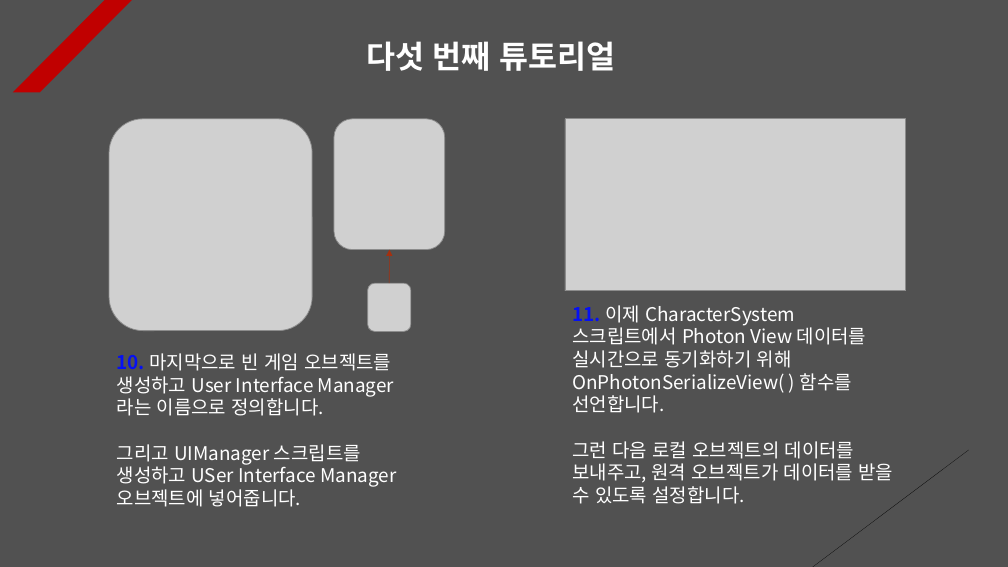
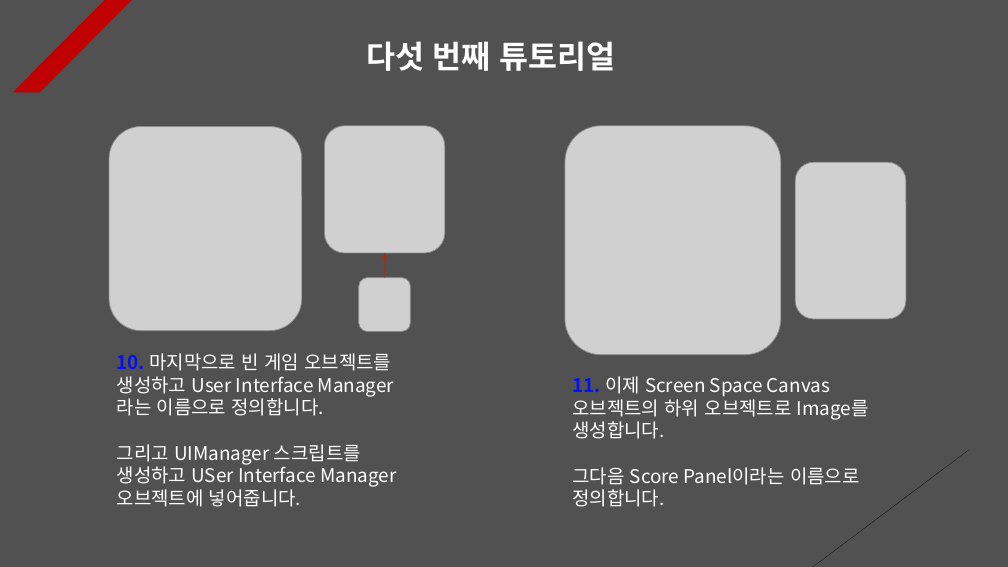
Before and after one commit to Unity2033/3D-UnityEngine, a slide deck: slide 5 of Assets/Class/Photon Server/PPT Data/Photon Data Management.pptx. Drawn at 1008x567 pixels with LibreOffice and Linux fonts; fonts in the diff are those of the drawing; grey boxes stand for pictures. Boxes give left, top, right and bottom in pixels: in the first picture for what was removed or moved away, otherwise in the second. Text is boxed around its words. In the diff, an @@ line names an element or a change of style, - is before the commit and + after.

Commit message:
Photon Documentation Update
- Updated Photon Data
  Management Documentation

- UIManager Script Remove
  unnecessary code

```diff
--- a/Assets/Class/Photon Server/PPT Data/Photon Data Management.pptx
+++ b/Assets/Class/Photon Server/PPT Data/Photon Data Management.pptx
@@ picture removed at [565, 119, 906, 290] @@
@@ picture: place and size @@
-picture at [109, 119, 312, 330]
+picture at [109, 126, 302, 330]
@@ picture: place and size @@
-picture at [334, 119, 445, 250]
+picture at [324, 126, 445, 253]
@@ picture added at [565, 126, 781, 355] @@
@@ picture added at [796, 163, 906, 319] @@
@@ arrow moved from (389, 284) - (389, 250) to (385, 278) - (385, 253) @@
@@ picture: place and size @@
-picture at [368, 284, 411, 332]
+picture at [359, 278, 411, 331]
@@ text removed at [572, 305, 894, 504] @@
-11. 이제 CharacterSystem 스크립트에서 Photon View 데이터를 실시간으로 동기화하기 위해 OnPhotonSerializeView( ) 함수를 선언합니다.
-그런 다음 로컬 오브젝트의 데이터를 보내주고, 원격 오브젝트가 데이터를 받을 수 있도록 설정합니다.
@@ text added at [572, 376, 869, 507], 18 pt, text #FFFFFF @@
+11. 이제 Screen Space Canvas 오브젝트의 하위 오브젝트로 Image를 생성합니다.
+그다음 Score Panel이라는 이름으로 정의합니다.
```
Also in this commit, not shown: 5 other slides changed, 1 slide removed, 6 other files.
